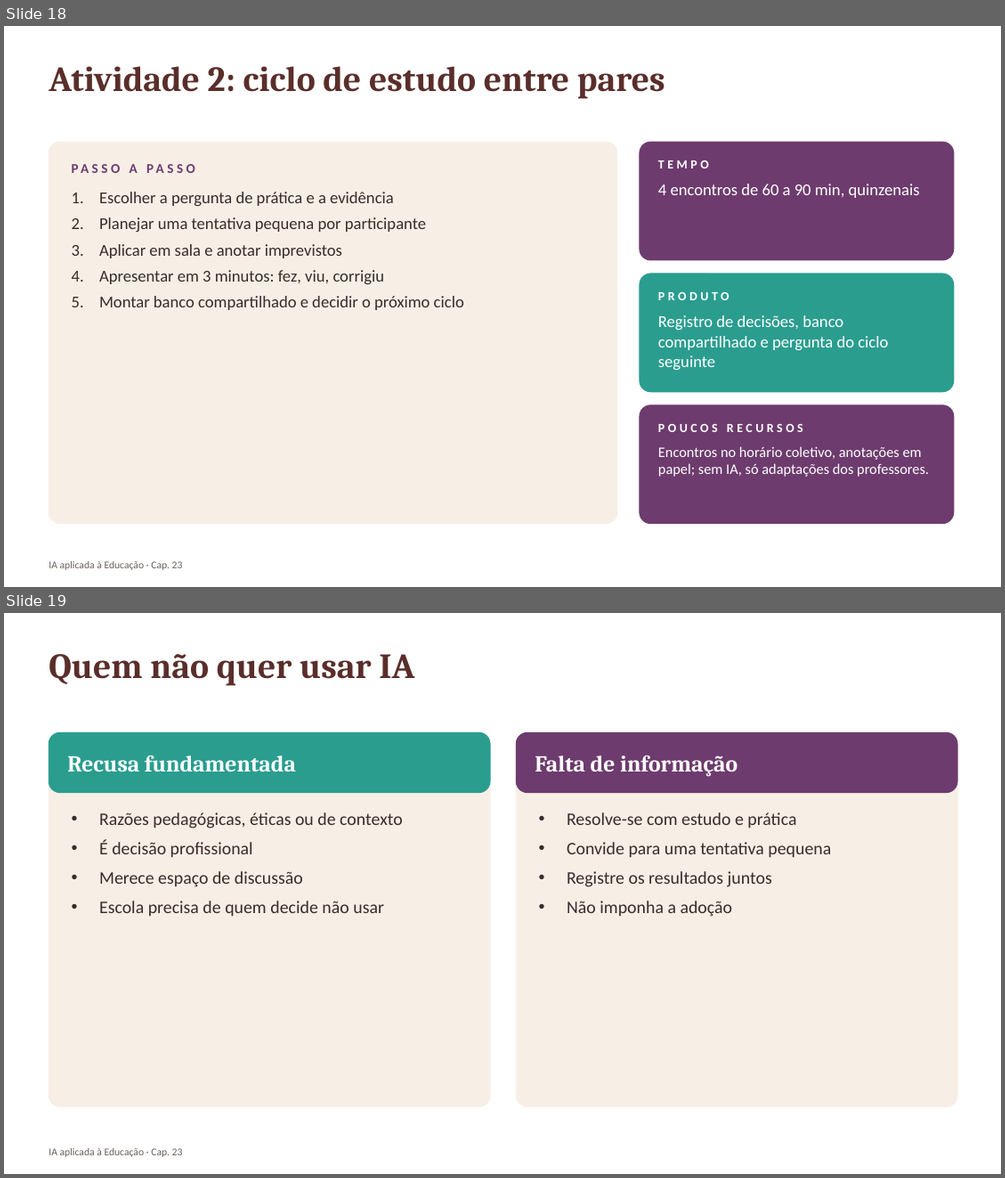
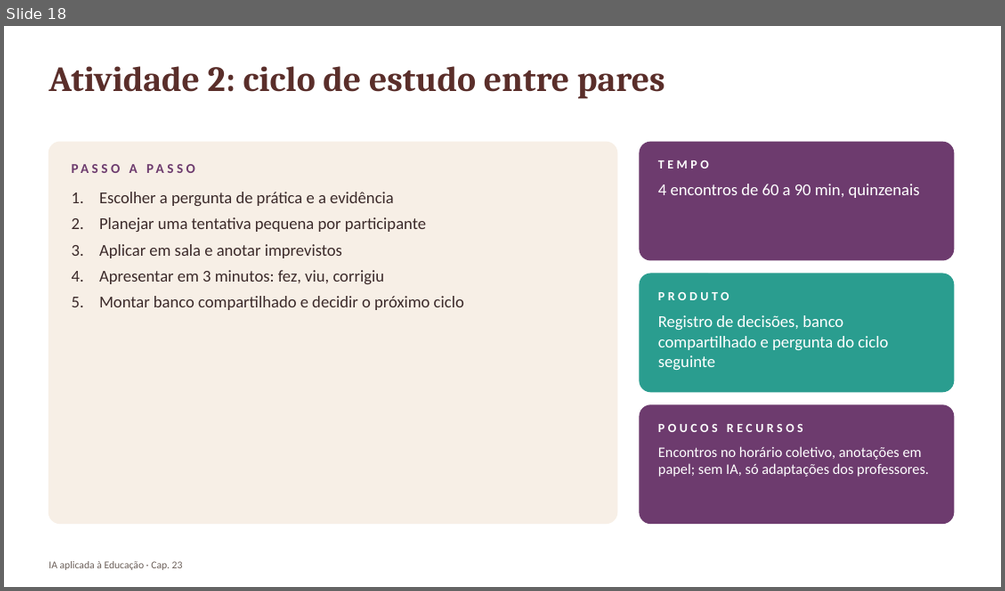
Before and after one commit to arakenmedeiros/claude, a slide deck: livro_ia_educacao/saida/pptx/Cap23_slides.pptx. Shown one above the other, each under a label of ours: slides 18 and 19 before the commit, slide 18 after it. The pictures are 1005x1178 and 1005x591 pixels, drawn with LibreOffice and Linux fonts; fonts in the diff are those of the drawing. Boxes give left, top, right and bottom in pixels: in the first picture for what was removed or moved away, otherwise in the second. Text is boxed around its words. In the diff, an @@ line names an element or a change of style, - is before the commit and + after.

```diff
--- a/livro_ia_educacao/saida/pptx/Cap23_slides.pptx
+++ b/livro_ia_educacao/saida/pptx/Cap23_slides.pptx
@@ slide 19 removed at bbox=[4, 613, 1001, 1174], background #FFFFFF @@
@@ text removed at bbox=[48, 654, 414, 686] @@
-Quem não quer usar IA
@@ rounded rectangle removed at bbox=[48, 732, 490, 1107] @@
@@ rounded rectangle removed at bbox=[48, 732, 490, 793] @@
@@ rounded rectangle removed at bbox=[517, 732, 957, 1107] @@
@@ rounded rectangle removed at bbox=[517, 732, 957, 793] @@
@@ text removed at bbox=[67, 755, 296, 771] @@
-Recusa fundamentada
@@ text removed at bbox=[534, 755, 737, 776] @@
-Falta de informação
@@ text removed at bbox=[99, 812, 403, 916] @@
-• Razões pedagógicas, éticas ou de contexto
-• É decisão profissional
-• Merece espaço de discussão
-• Escola precisa de quem decide não usar
@@ text removed at bbox=[566, 812, 831, 916] @@
-• Resolve-se com estudo e prática
-• Convide para uma tentativa pequena
-• Registre os resultados juntos
-• Não imponha a adoção
@@ text removed at bbox=[48, 1148, 183, 1157] @@
-IA aplicada à Educação · Cap. 23
```
Also in this commit, not shown: 15 other files.
